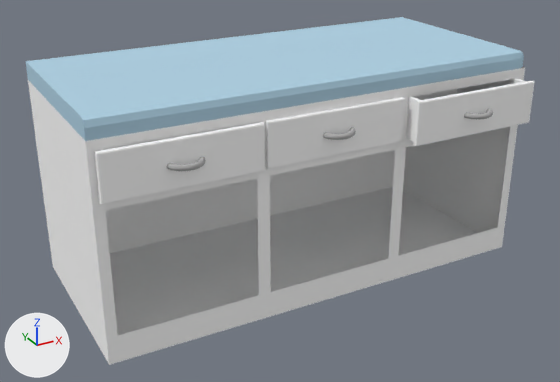
What one commit did to the FBX model Game/Assets/Scenes/Level/kitchen/counter_mousehouse.FBX.
Before and after are seen from a 50 mm camera at (-87.2, 26.3, 39.8) aimed at (-53.0, 88.4, 8.7). Arrows for +X, +Y and +Z are at lower left; the lights stay in place. Where no turn or scale is listed for an object, it has been applied to the vertices.

Names of what the first picture shows: 'Object001', 'counter', 'drawer', 'drawer001', 'drawer002'.
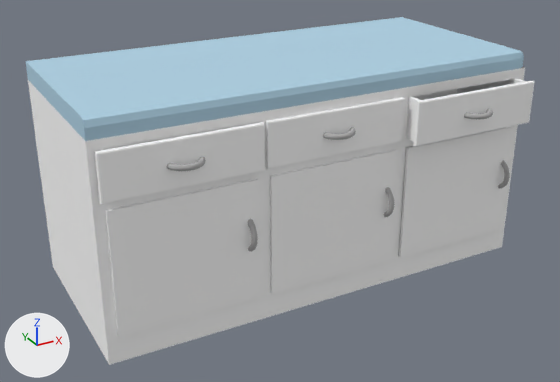
Changed parts and their boxes [x1, y1, x2, y2] in the pictures (560 x 382 px):
'bottom_cabinets00', added: after [105, 179, 260, 337]
    faces in mat_glossywhite (white #ffffff): [105, 179, 260, 337]
    faces in mat_chrome (grey #ababab): [247, 219, 258, 251]
'bottom_cabinets01', added: after [270, 150, 397, 294]
    faces in mat_glossywhite (white #ffffff): [270, 150, 397, 294]
    faces in mat_chrome (grey #ababab): [384, 187, 394, 217]
'bottom_cabinets02', added: after [399, 126, 514, 257]
    faces in mat_glossywhite (white #ffffff): [399, 126, 514, 257]
    faces in mat_chrome (grey #ababab): [498, 160, 510, 188]

The change in detail:
Mesh me_mesh_007 is new.
It has 164 vertices, 300 faces and spans x -18.64..-5.38, y -12.48..-10.78, z -8.32..3.23.
Faces by material slot: [12, 288].
It uses material mat_glossywhite (white #ffffff).
It uses material mat_chrome (grey #ababab).
Object 'bottom_cabinets02' (ob_bottom_cabinets02) is new; it shows me_mesh_007.
Its location is (-25.09, 91.74, 10.95).
Object 'bottom_cabinets00' (ob_bottom_cabinets00) is new; it shows a copy of me_mesh_007.
Its location is (-54.04, 91.87, 10.95).
Object 'bottom_cabinets01' (ob_bottom_cabinets01) is new; it shows a copy of me_mesh_007.
Its location is (-39.55, 91.84, 10.95).
